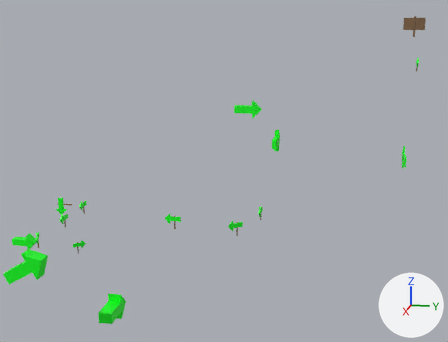
Before and after pictures for a commit that changed the glTF model Game/assets/models/signs/signs.gltf.
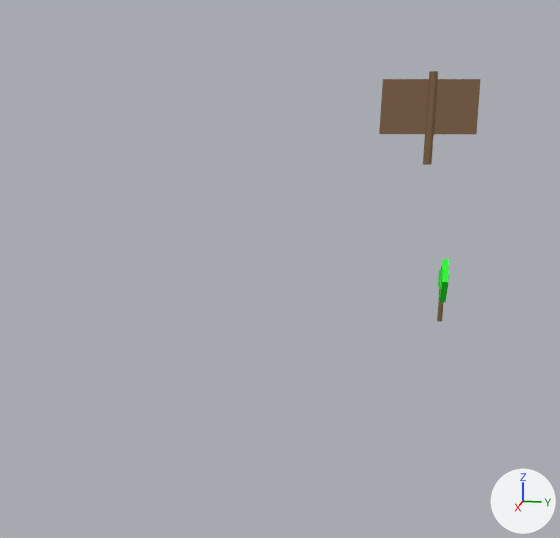
Old and new are each drawn from a 50 mm lens placed at (2.686, 1.281, 1.017), pointed at (0.872, 0.918, 0.563) and again close up on the part from 71% to 99% of the width and 0% to 35% of the height. Lighting does not change. The marker at lower right points along +X, +Y and +Z. The last two pictures show the newer version. Where no turn or scale is listed for an object, it has been applied to the vertices.

The first close-up shows 'Sign', 'post.011' and 2 more.
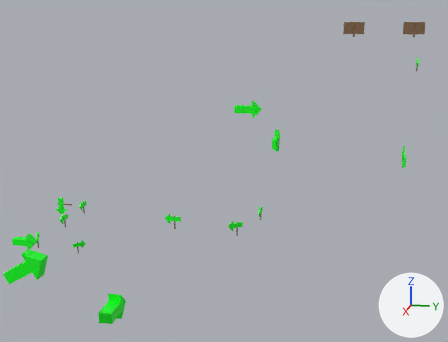
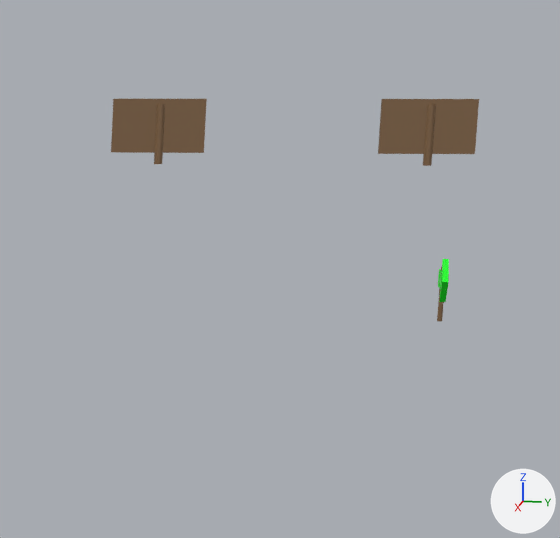
Commit message: more signs

Pixel boxes (x1, y1, x2, y2) of what changed, in the close-ups (560 x 538 px):
'Sign', moved
    before: (379, 79, 481, 134)
    after: (378, 99, 479, 154)
'Sign.001', added (brown)
    after: (111, 99, 207, 153)
'post.011', moved, rescaled (12% narrower, 35% shorter)
    before: (423, 71, 438, 165)
    after: (423, 105, 436, 166)
'post.012', added (brown)
    after: (154, 104, 165, 164)

Patch to the scene script:
```diff
--- a/Game/assets/models/signs/signs.gltf.py
+++ b/Game/assets/models/signs/signs.gltf.py
@@ mat_material_043 @@
+mat_material_043 = principled_material('Material.043')
+mat_material_043.texture = img_signbasecolor
@@ mat_material_045 @@
+mat_material_045 = principled_material('Material.045')
+mat_material_045.texture = img_postbasecolor
@@ me_cube_007 @@
+me_cube_007.from_pydata(...)  # a box spanning x -0.0037..0.0037, y -0.0314..0.0314, z -0.0181..0.0181
+me_cube_007.materials.append(mat_material_043)  # picture img_signbasecolor
@@ me_cylinder_056 @@
+me_cylinder_056.from_pydata(...)  # a 32-sided cylinder along z spanning x -1.0..1.0, y -1.0..1.0, z -1.0..1.0
+me_cylinder_056.materials.append(mat_material_045)  # picture img_postbasecolor
@@ ob_post_011 @@
 ob_post_011 = bpy.data.objects.new('post.011', me_cylinder_055)
-ob_post_011.location = (0.6747, 1.4671, 0.9932)
+ob_post_011.location = (0.6747, 1.4671, 0.982)
 ob_post_011.rotation_euler = (0.0, 0.0, 3.142)  # degrees (0, 0, 180)
-ob_post_011.scale = (-0.00284, -0.00284, -0.0306)
+ob_post_011.scale = (-0.00284, -0.00284, -0.0201)
@@ ob_sign @@
 ob_sign = bpy.data.objects.new('Sign', me_cube_037)
-ob_sign.location = (0.6721, 1.4662, 1.0006)
+ob_sign.location = (0.6721, 1.4662, 0.9876)
@@ ob_sign_001 @@
+ob_sign_001 = bpy.data.objects.new('Sign.001', me_cube_007)
+ob_sign_001.location = (0.6721, 1.2875, 0.9876)
@@ ob_post_012 @@
+ob_post_012 = bpy.data.objects.new('post.012', me_cylinder_056)
+ob_post_012.location = (0.6747, 1.2884, 0.982)
+ob_post_012.rotation_euler = (0.0, 0.0, 3.142)  # degrees (0, 0, 180)
+ob_post_012.scale = (-0.00284, -0.00284, -0.0201)
```
